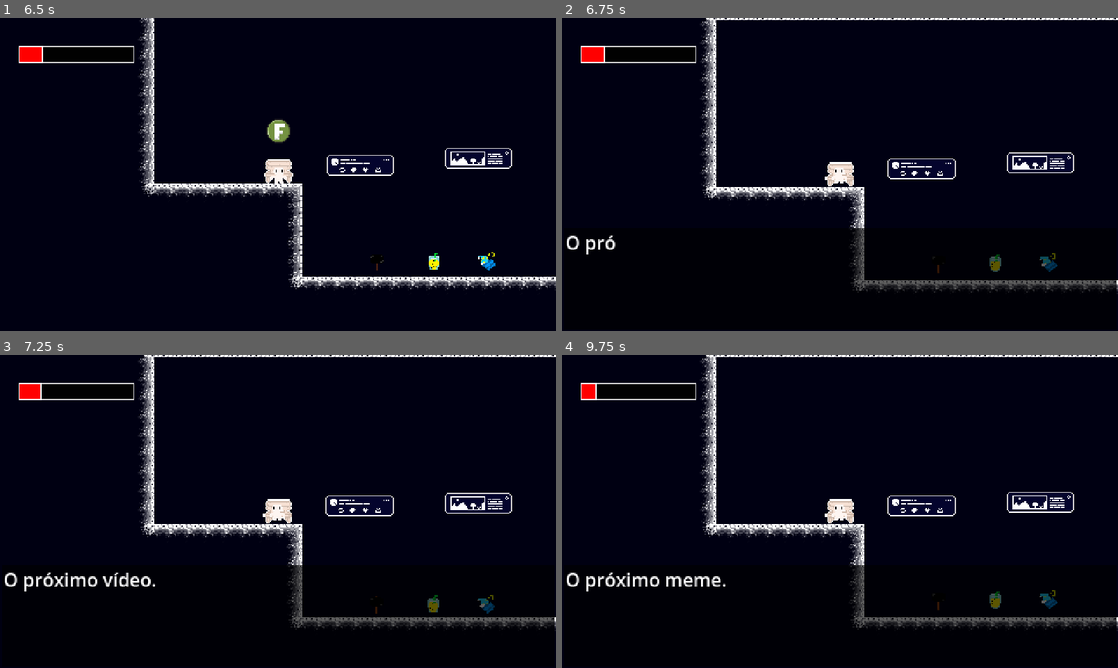
Above: before the commit, frames 1-4 (two rows, left to right).
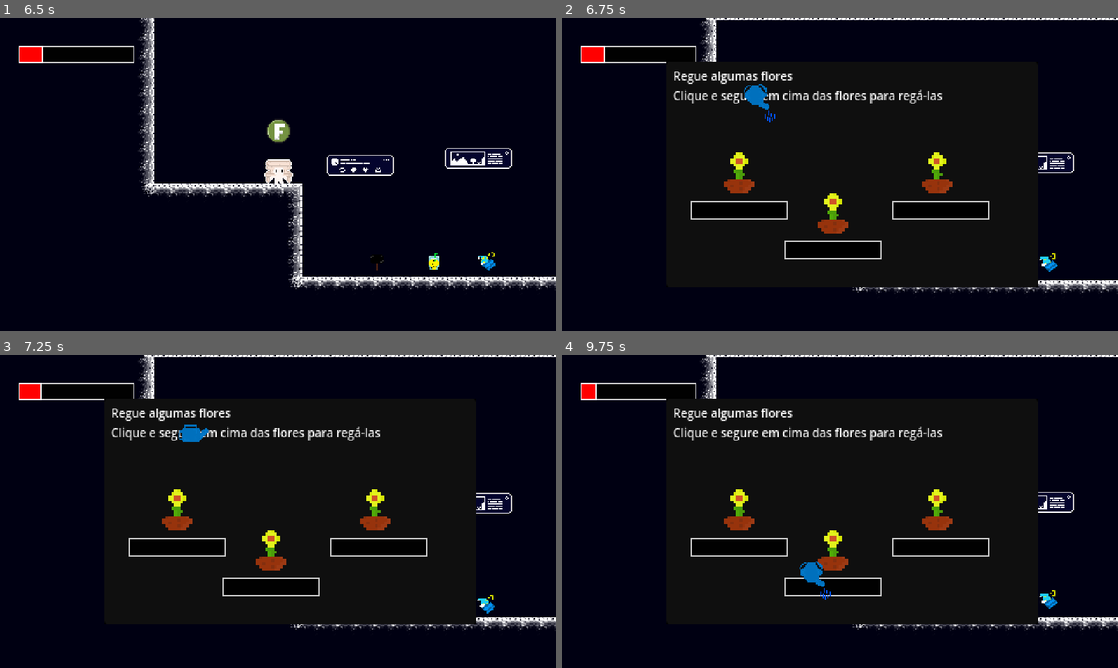
Above: after the commit, the same moments.

Repository: ilmoruuu/dontScroll
Game: Godot game, scene res://scenes/ui/main_menu.tscn
The game is run twice, just before and just after one commit, with the same random seed, the same clock (stepped at 60 frames per second) and the same inputs.
Inputs (mouse positions are in pixels of both pictures, inside the frame that each line leads up to):
- Up to frame 1 (6.5 s): click "Iniciar" at 0.5 s; tap Enter (ui_accept) at 1.25, 1.52, 2.27, 3.5, 3.77, 4.52, 5.27 s; move the mouse to (400, 158) at 1.27 s; hold Right (ui_right) 1.28-2.78 s; tap F (interact) at 1.35, 2.1, 3.05, 3.6, 4.35, 5.3, 5.85 s; click (400, 158) at 1.42 s; move the mouse to (166, 190) at 2.02 s; click (166, 190) at 2.17 s; move the mouse to (333, 105) at 2.77 s; hold Left (ui_left) 2.78-3.53 s; tap D (use_item) at 2.85, 5.1 s; click (333, 105) at 2.92 s; move the mouse to (250, 237) at 3.52 s; hold Right (ui_right) 3.53-5.03 s; click (250, 237) at 3.67 s; move the mouse to (444, 221) at 4.27 s; click (444, 221) at 4.42 s; move the mouse to (111, 127) at 5.02 s; hold Left (ui_left) 5.03-5.78 s; click (111, 127) at 5.17 s; move the mouse to (305, 174) at 5.77 s; hold Right (ui_right) from 5.78 s (still down); click (305, 174) at 5.92 s
- Up to frame 2 (6.75 s): move the mouse to (756, 96) at 6.52 s; release Right (ui_right) at 6.53 s; hold Left (ui_left) from 6.53 s (still down); tap F (interact) at 6.6 s; click (756, 96) at 6.67 s
- Up to frame 3 (7.25 s): keep holding Left (ui_left); tap Enter (ui_accept) at 6.77 s
- Up to frame 4 (9.75 s): move the mouse to (962, 495) at 7.27 s; tap D (use_item) at 7.35, 9.6 s; click (962, 495) at 7.42 s; tap Enter (ui_accept) at 7.52, 8.27 s; tap F (interact) at 7.55, 8.1, 8.85 s; move the mouse to (728, 527) at 8.02 s; release Left (ui_left) at 8.03 s; hold Right (ui_right) from 8.03 s (still down); click (728, 527) at 8.17 s; move the mouse to (895, 442) at 8.77 s; click (895, 442) at 8.92 s; move the mouse to (812, 574) at 9.52 s; click (812, 574) at 9.67 s

Frame 1 is identical in both runs. In frame 2, 8.1% of the frame differs, in the area x 0-100%, y 14-88%; in frame 3, 8.4%; in frame 4, 8.5%.

Commit message:
feat: adicionados os scripts com a lógica para o minigame fucionar

Diff:
--- a/dont-scroll/entities/bench/bench.gd
+++ b/dont-scroll/entities/bench/bench.gd
@@ -14,6 +14,14 @@
 	get_tree().current_scene.add_child(game)
 
 	game.start(self)
+
+func start_garden_minigame():
+	var scene = preload("res://minigames/garden_minigame/garden_minigame.tscn")
+	var game = scene.instantiate()
+
+	get_tree().current_scene.add_child(game)
+	game.start(self)
+
 func _on_area_2d_body_entered(body):
 	player_near = true
 	player_ref = body
@@ -34,10 +42,17 @@
 
 	AudioManager.enter_bench()
 
-	if randf() <= 0.5:
+	var randon = randf()
+
+	start_garden_minigame()
+
+	"""
+	if randon <= 0.25:
 		start_cat_minigame()
+	elif randon > 0.25 and randon <= 0.5:
+		start_garden_minigame()
 	else:
-		BenchDialogueUI.start_random_event(self)
+		BenchDialogueUI.start_random_event(self)"""
 
 	if player_ref and player_ref.has_method("sit_on_bench"):
 		player_ref.sit_on_bench(self)
--- /dev/null
+++ b/dont-scroll/minigames/garden_minigame/flower.gd
@@ -0,0 +1,35 @@
+extends TextureRect
+
+signal fully_bar
+
+@export var progress_bar: ProgressBar
+@export var shake_sensi: float = 10.0
+@export var bar_filling: float = 0.2
+
+var mouse_in: bool = false
+var full: bool = false
+
+func _ready() -> void:
+	mouse_entered.connect(_on_mouse_entered)
+	mouse_exited.connect(_on_mouse_exited)
+
+func _gui_input(event: InputEvent) -> void:
+	if full:
+		return
+
+	if mouse_in and Input.is_mouse_button_pressed(MOUSE_BUTTON_LEFT):
+		if event is InputEventMouseMotion:
+			var mouse_movement = event.relative.length()
+			if mouse_movement > shake_sensi:
+				progress_bar.value += mouse_movement * bar_filling
+				GameManager.bem_reduce(mouse_movement * 0.02)
+				if progress_bar.value >= progress_bar.max_value:
+					full = true
+					fully_bar.emit()
+					modulate = Color(0.5, 1, 0.5)
+
+func _on_mouse_entered() -> void:
+	mouse_in = true
+
+func _on_mouse_exited() -> void:
+	mouse_in = false
--- /dev/null
+++ b/dont-scroll/minigames/garden_minigame/garden_minigame.gd
@@ -0,0 +1,83 @@
+extends CanvasLayer
+
+var current_bench = null
+var quantity_fully_flowers: int = 0
+
+@export var normal_cursor: Texture2D
+@export var clicking_cursor: Texture2D
+@onready var cursor_img = $Control/Panel/especial_mouse
+@onready var click_effect = $Control/Panel/Water/AnimatedSprite2D
+
+func _ready():
+	$Control/Panel/Flor1.fully_bar.connect(_on_fill_flower)
+	$Control/Panel/Flor2.fully_bar.connect(_on_fill_flower)
+	$Control/Panel/Flor3.fully_bar.connect(_on_fill_flower)
+
+func start(bench) -> void:
+	current_bench = bench
+	visible = true
+	quantity_fully_flowers = 0
+
+	Input.mouse_mode = Input.MOUSE_MODE_HIDDEN
+
+func _process(_delta: float) -> void:
+	if not visible:
+		return
+
+	var posicao_mouse = get_viewport().get_mouse_position()
+
+	cursor_img.global_position = posicao_mouse - (cursor_img.size / 2)
+
+	var water_position = Vector2(12, 20)
+	click_effect.global_position = posicao_mouse + water_position
+
+	if Input.is_mouse_button_pressed(MOUSE_BUTTON_LEFT):
+		cursor_img.texture = clicking_cursor
+	else:
+		cursor_img.texture = normal_cursor
+
+func _input(event: InputEvent) -> void:
+	if not visible:
+		return
+
+	if event is InputEventMouseButton and event.button_index == MOUSE_BUTTON_LEFT:
+
+		if event.pressed:
+			click_effect.show()
+			click_effect.play("falling_water")
+
+		else:
+			click_effect.hide()
+			click_effect.stop()
+
+func _on_fill_flower() -> void:
+	quantity_fully_flowers += 1
+
+	if quantity_fully_flowers >= 3:
+		finish_game()
+
+func finish_game() -> void:
+	visible = false
+
+	Input.mouse_mode = Input.MOUSE_MODE_VISIBLE
+
+	if current_bench:
+		current_bench.finish_bench_dialog()
+
+	queue_free()
+
+func resetar_flores() -> void:
+	var flor1 = $Control/Panel/Flor1
+	flor1.progress_bar.value = 0
+	flor1.full = false
+	flor1.modulate = Color(1, 1, 1)
+
+	var flor2 = $Control/Panel/Flor2
+	flor2.progress_bar.value = 0
+	flor2.full = false
+	flor2.modulate = Color(1, 1, 1)
+
+	var flor3 = $Control/Panel/Flor3
+	flor3.progress_bar.value = 0
+	flor3.full = false
+	flor3.modulate = Color(1, 1, 1)
--- /dev/null
+++ b/dont-scroll/minigames/garden_minigame/garden_minigame.tscn
@@ -0,0 +1,141 @@
+[gd_scene format=3 uid="uid://c807wdidltddj"]
+
+[ext_resource type="Script" uid="uid://yhq40v2o5oo" path="res://minigames/garden_minigame/garden_minigame.gd" id="1_3as5s"]
+[ext_resource type="Texture2D" uid="uid://ylhvpqpigmvp" path="res://assets/minigame_garden/regador.png" id="2_rxe8a"]
+[ext_resource type="Texture2D" uid="uid://ma32s1r3dhmt" path="res://assets/minigame_garden/regador-deitado.png" id="3_htl2e"]
+[ext_resource type="Texture2D" uid="uid://ckhvs46cogcpr" path="res://assets/minigame_garden/flor.png" id="4_0k01j"]
+[ext_resource type="Script" uid="uid://6w5u80jr4scm" path="res://minigames/garden_minigame/flower.gd" id="5_rxe8a"]
+[ext_resource type="PackedScene" uid="uid://cclqnqdp6u8mq" path="res://minigames/garden_minigame/water.tscn" id="6_htl2e"]
+
+[sub_resource type="StyleBoxFlat" id="StyleBoxFlat_wq1dp"]
+bg_color = Color(0.004019165, 0.004019165, 0.004019165, 1)
+border_width_left = 1
+border_width_top = 1
+border_width_right = 1
+border_width_bottom = 1
+
+[sub_resource type="StyleBoxFlat" id="StyleBoxFlat_fh63w"]
+bg_color = Color(0, 0.8792148, 0, 1)
+border_width_left = 1
+border_width_top = 1
+border_width_right = 1
+border_width_bottom = 1
+
+[node name="GardenMinigame" type="CanvasLayer" unique_id=1033305540]
+script = ExtResource("1_3as5s")
+normal_cursor = ExtResource("2_rxe8a")
+clicking_cursor = ExtResource("3_htl2e")
+
+[node name="ColorRect" type="ColorRect" parent="." unique_id=845834000]
+offset_left = 90.0
+offset_top = 38.0
+offset_right = 411.0
+offset_bottom = 232.0
+color = Color(0, 0, 0, 1)
+
+[node name="Control" type="Control" parent="." unique_id=503869365]
+layout_mode = 3
+anchors_preset = 0
+offset_left = 90.0
+offset_top = 37.0
+offset_right = 411.0
+offset_bottom = 233.0
+
+[node name="Panel" type="Panel" parent="Control" unique_id=1371480204]
+layout_mode = 0
+offset_top = 1.0
+offset_right = 321.0
+offset_bottom = 195.0
+
+[node name="Label" type="Label" parent="Control/Panel" unique_id=1141314595]
+layout_mode = 0
+offset_left = 6.0
+offset_top = 5.0
+offset_right = 363.0
+offset_bottom = 52.0
+theme_override_font_sizes/font_size = 10
+text = "Regue algumas flores
+Clique e segure em cima das flores para regá-las"
+
+[node name="Flor1" type="TextureRect" parent="Control/Panel" unique_id=1972135622 node_paths=PackedStringArray("progress_bar")]
+layout_mode = 0
+offset_left = 196.0
+offset_top = 52.0
+offset_right = 277.0
+offset_bottom = 134.0
+texture = ExtResource("4_0k01j")
+script = ExtResource("5_rxe8a")
+progress_bar = NodePath("ProgressBar1")
+
+[node name="ProgressBar1" type="ProgressBar" parent="Control/Panel/Flor1" unique_id=833687868]
+layout_mode = 1
+anchors_preset = -1
+anchor_left = -0.012
+anchor_top = 0.82900006
+anchor_right = -0.012
+anchor_bottom = 0.82900006
+offset_left = -0.027999997
+offset_top = 0.021995544
+offset_right = 83.972015
+offset_bottom = 16.021996
+theme_override_styles/background = SubResource("StyleBoxFlat_wq1dp")
+theme_override_styles/fill = SubResource("StyleBoxFlat_fh63w")
+show_percentage = false
+
+[node name="Flor2" type="TextureRect" parent="Control/Panel" unique_id=1183969590 node_paths=PackedStringArray("progress_bar")]
+layout_mode = 0
+offset_left = 106.0
+offset_top = 87.0
+offset_right = 187.0
+offset_bottom = 169.0
+texture = ExtResource("4_0k01j")
+script = ExtResource("5_rxe8a")
+progress_bar = NodePath("ProgressBar2")
+
+[node name="ProgressBar2" type="ProgressBar" parent="Control/Panel/Flor2" unique_id=674300384]
+layout_mode = 1
+anchors_preset = -1
+anchor_left = -0.049000002
+anchor_top = 0.81700003
+anchor_right = -0.049000002
+anchor_bottom = 0.81700003
+offset_left = -0.030999899
+offset_top = 0.005996704
+offset_right = 83.96902
+offset_bottom = 16.005997
+theme_override_styles/background = SubResource("StyleBoxFlat_wq1dp")
+theme_override_styles/fill = SubResource("StyleBoxFlat_fh63w")
+show_percentage = false
+
+[node name="Flor3" type="TextureRect" parent="Control/Panel" unique_id=872408303 node_paths=PackedStringArray("progress_bar")]
+layout_mode = 0
+offset_left = 25.0
+offset_top = 52.0
+offset_right = 106.0
+offset_bottom = 134.0
+texture = ExtResource("4_0k01j")
+script = ExtResource("5_rxe8a")
+progress_bar = NodePath("ProgressBar3")
+
+[node name="ProgressBar3" type="ProgressBar" parent="Control/Panel/Flor3" unique_id=1359493426]
+layout_mode = 1
+anchors_preset = -1
+anchor_left = -0.049000002
+anchor_top = 0.82900006
+anchor_right = -0.049000002
+anchor_bottom = 0.82900006
+offset_left = -0.030999899
+offset_top = 0.021995544
+offset_right = 83.96903
+offset_bottom = 16.021996
+theme_override_styles/background = SubResource("StyleBoxFlat_wq1dp")
+theme_override_styles/fill = SubResource("StyleBoxFlat_fh63w")
+show_percentage = false
+
+[node name="Water" parent="Control/Panel" unique_id=435112593 instance=ExtResource("6_htl2e")]
+
+[node name="especial_mouse" type="TextureRect" parent="Control/Panel" unique_id=912288208]
+layout_mode = 0
+offset_right = 40.0
+offset_bottom = 40.0
+mouse_filter = 2
--- /dev/null
+++ b/dont-scroll/minigames/garden_minigame/water.tscn
@@ -0,0 +1,47 @@
+[gd_scene format=3 uid="uid://cclqnqdp6u8mq"]
+
+[ext_resource type="Texture2D" uid="uid://cnjo5jxyfnfo6" path="res://assets/minigame_garden/agua.png" id="1_xi4sn"]
+
+[sub_resource type="AtlasTexture" id="AtlasTexture_onyrs"]
+atlas = ExtResource("1_xi4sn")
+region = Rect2(0, 0, 32, 32)
+
+[sub_resource type="AtlasTexture" id="AtlasTexture_fql6l"]
+atlas = ExtResource("1_xi4sn")
+region = Rect2(32, 0, 32, 32)
+
+[sub_resource type="AtlasTexture" id="AtlasTexture_84kqj"]
+atlas = ExtResource("1_xi4sn")
+region = Rect2(0, 32, 32, 32)
+
+[sub_resource type="AtlasTexture" id="AtlasTexture_2xfej"]
+atlas = ExtResource("1_xi4sn")
+region = Rect2(32, 32, 32, 32)
+
+[sub_resource type="SpriteFrames" id="SpriteFrames_a8ku5"]
+animations = [{
+"frames": [{
+"duration": 1.0,
+"texture": SubResource("AtlasTexture_onyrs")
+}, {
+"duration": 1.0,
+"texture": SubResource("AtlasTexture_fql6l")
+}, {
+"duration": 1.0,
+"texture": SubResource("AtlasTexture_84kqj")
+}, {
+"duration": 1.0,
+"texture": SubResource("AtlasTexture_2xfej")
+}],
+"loop": 1,
+"name": &"falling_water",
+"speed": 5.0
+}]
+
+[node name="Water" type="Node2D" unique_id=435112593]
+
+[node name="AnimatedSprite2D" type="AnimatedSprite2D" parent="." unique_id=1521785156]
+visible = false
+sprite_frames = SubResource("SpriteFrames_a8ku5")
+animation = &"falling_water"
+frame_progress = 0.09100995
Not shown, added: dont-scroll/minigames/garden_minigame/flower.gd.uid
Not shown, added: dont-scroll/minigames/garden_minigame/garden_minigame.gd.uid
